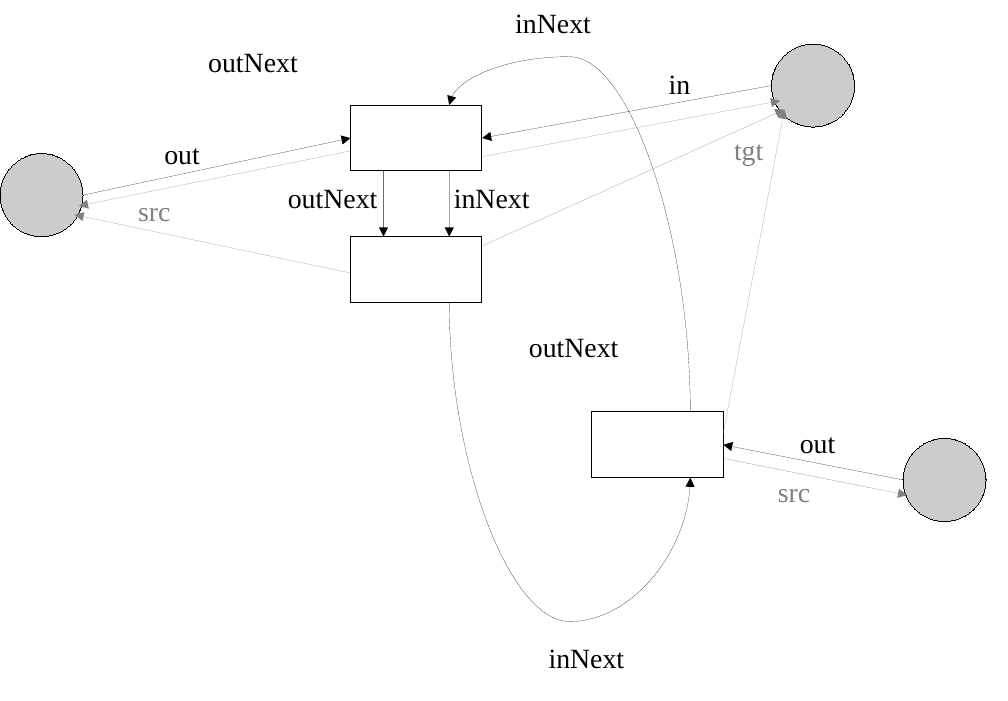
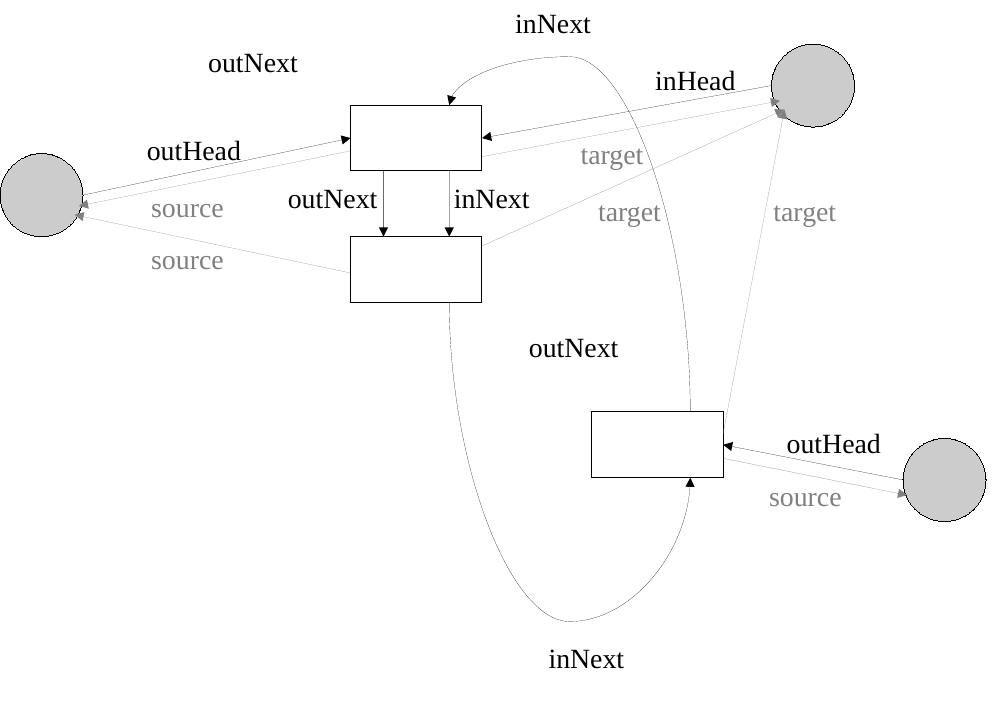
Before and after one commit to jblomer/GrGen.NET, a slide deck: slide 1 of doc/fig/IncidenceExampleRinglists.odp. Drawn at 1008x701 pixels with LibreOffice and Linux fonts; fonts in the diff are those of the drawing. Boxes give left, top, right and bottom in pixels: in the first picture for what was removed or moved away, otherwise in the second. Text is boxed around its words. In the diff, an @@ line names an element or a change of style, - is before the commit and + after.

```diff
--- a/doc/fig/IncidenceExampleRinglists.odp
+++ b/doc/fig/IncidenceExampleRinglists.odp
@@ text at bbox=[655, 70, 735, 95]: text changed @@
-in
+inHead
@@ text at bbox=[147, 140, 241, 166]: text changed @@
-out
+outHead
@@ text added at bbox=[581, 143, 644, 170], 18 pt, text #808080 @@
+target
@@ text removed at bbox=[734, 144, 763, 166] @@
-tgt
@@ text added at bbox=[151, 204, 224, 217], 18 pt, text #808080 @@
+source
@@ text added at bbox=[598, 205, 661, 227], 18 pt, text #808080 @@
+target
@@ text added at bbox=[773, 205, 836, 227], 18 pt, text #808080 @@
+target
@@ text at bbox=[151, 256, 224, 269]: text changed @@
-src
+source
@@ text at bbox=[787, 433, 881, 459]: text changed @@
-out
+outHead
@@ text at bbox=[769, 493, 842, 506]: text changed @@
-src
+source
```
Also in this commit, not shown: 6 other files.
